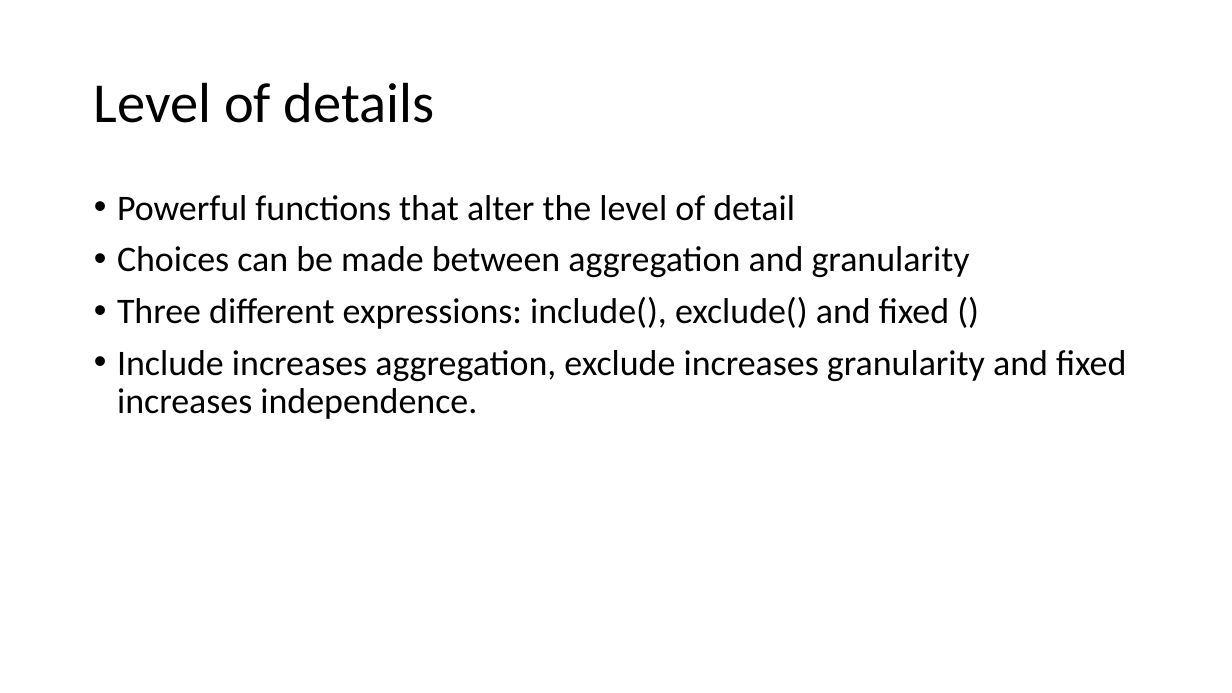
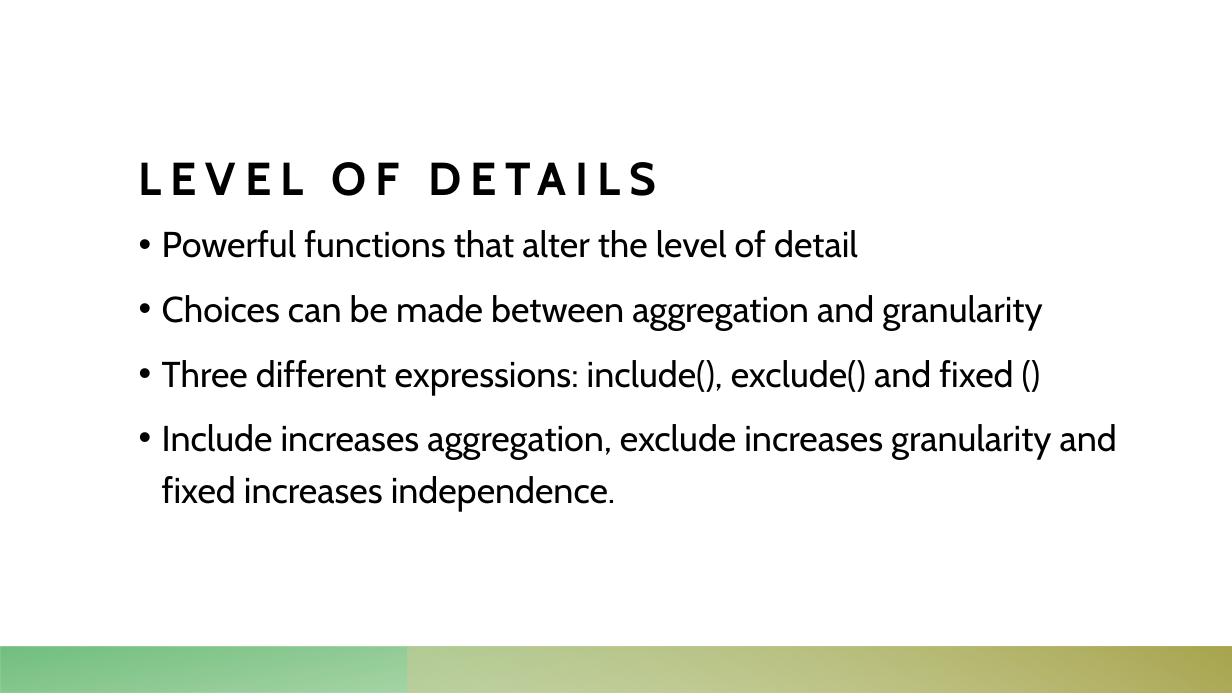
Before and after one commit to torres11991/dap-curriculum, a slide deck: slide 22 of Section09/tableauday3.pptx. Drawn at 1232x693 pixels with LibreOffice and Linux fonts; fonts in the diff are those of the drawing. Boxes give left, top, right and bottom in pixels: in the first picture for what was removed or moved away, otherwise in the second. Text is boxed around its words. In the diff, an @@ line names an element or a change of style, - is before the commit and + after.

```diff
--- a/Section09/tableauday3.pptx
+++ b/Section09/tableauday3.pptx
@@ title at (94, 82, 435, 123): text changed; size 44 to 36 pt; font Calibri to Cabin; bold on @@
-Level of details
+LEVEL OF DETAILS
@@ title "LEVEL OF DETAILS" at (139, 80, 1174, 205): vertical alignment middle to bottom @@
@@ text "Powerful functions that alter the ...": place and size @@
-text "Powerful functions that alter the ..." at (117, 195, 1126, 419)
+text "Powerful functions that alter the ..." at (162, 230, 1117, 512)
@@ text "Powerful functions that alter the ..." at (162, 230, 1117, 512): font Calibri to Cabin; line spacing 0.9 to 1.2 @@
@@ rectangle added at (0, 647, 1232, 693), fill gradient #66B253 to #58B46B @@
@@ rectangle added at (409, 647, 1232, 693), fill gradient #CDCB94 to #A9A64F @@
```
Also in this commit, not shown: 21 other slides changed, 1 other file.
